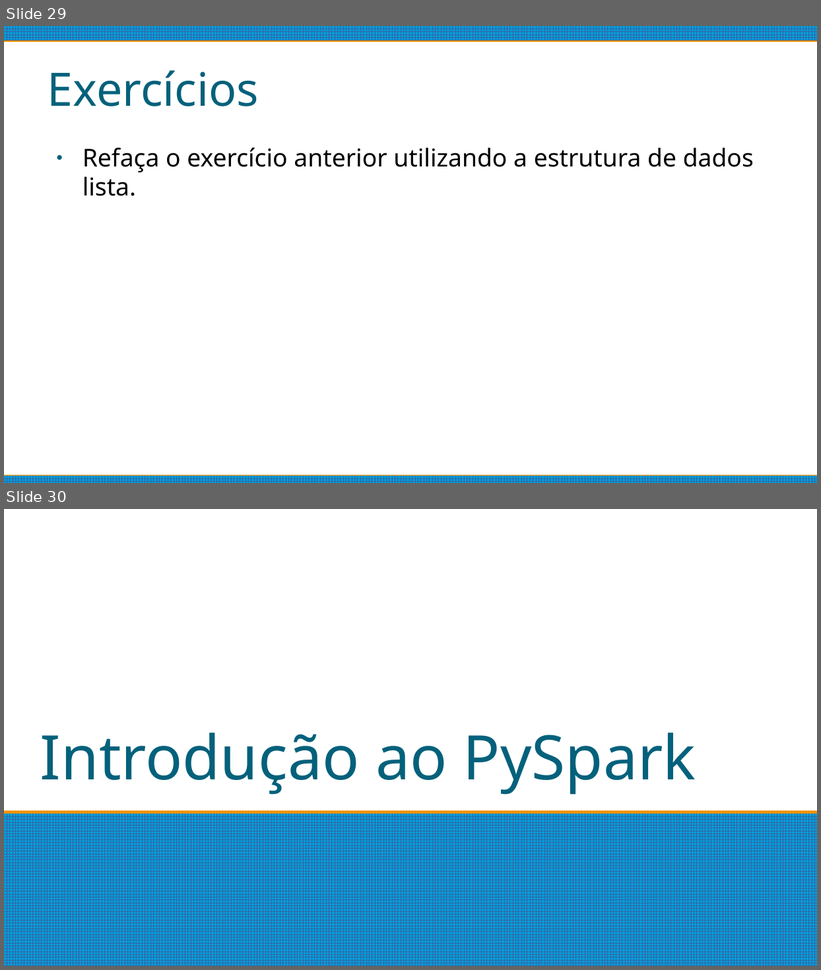
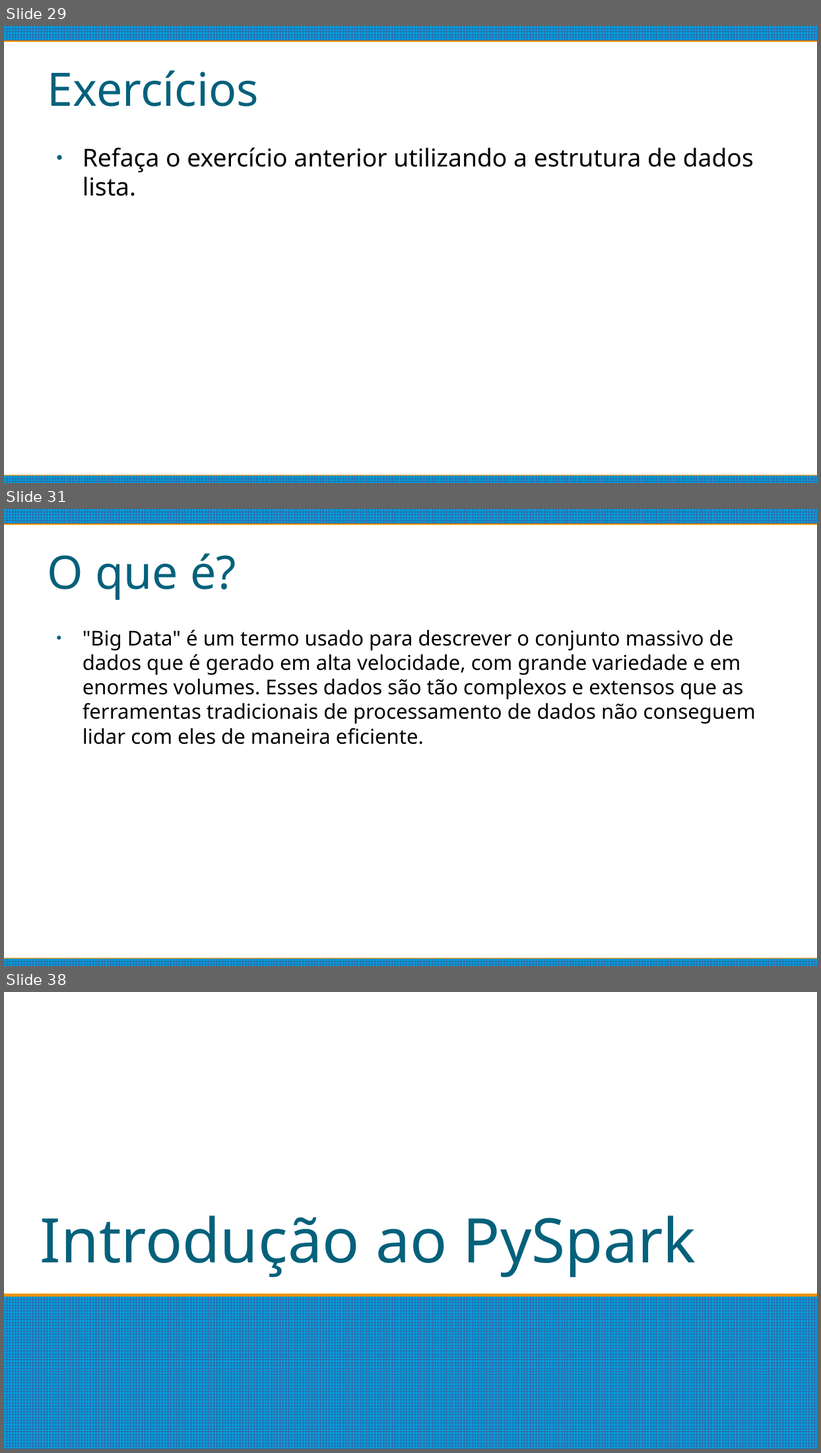
Before and after one commit to matheushpalves/estacioBigData, a slide deck: Introdução.odp. Shown one above the other, each under a label of ours: slides 29 and 30 before the commit, slides 29, 31 and 38 after it; the slides between them are not shown. The pictures are 821x970 and 821x1453 pixels, drawn with LibreOffice and Linux fonts; fonts in the diff are those of the drawing. Boxes give left, top, right and bottom in pixels: in the first picture for what was removed or moved away, otherwise in the second. Text is boxed around its words. In the diff, an @@ line names an element or a change of style, - is before the commit and + after.

```diff
--- a/Introdução.odp
+++ b/Introdução.odp
@@ slide 31 added at box(4, 509, 817, 966), background #FFFFFF; not listed: 2 template elements that a slide beside it also shows @@
@@ title added at box(48, 553, 236, 600), 45 pt, text #04617B @@
+O que é?
@@ text added at box(83, 630, 756, 745), 20 pt, text #000000 @@
+● "Big Data" é um termo usado para descrever o conjunto massivo de dados que é gerado em alta velocidade, com grande variedade e em enormes volumes. Esses dados são tão complexos e extensos que as ferramentas tradicionais de processamento de dados não conseguem lidar com eles de maneira eficiente.
@@ what was slide 30 is now slide 38 @@
```
Also in this commit, not shown: 7 other slides added.
